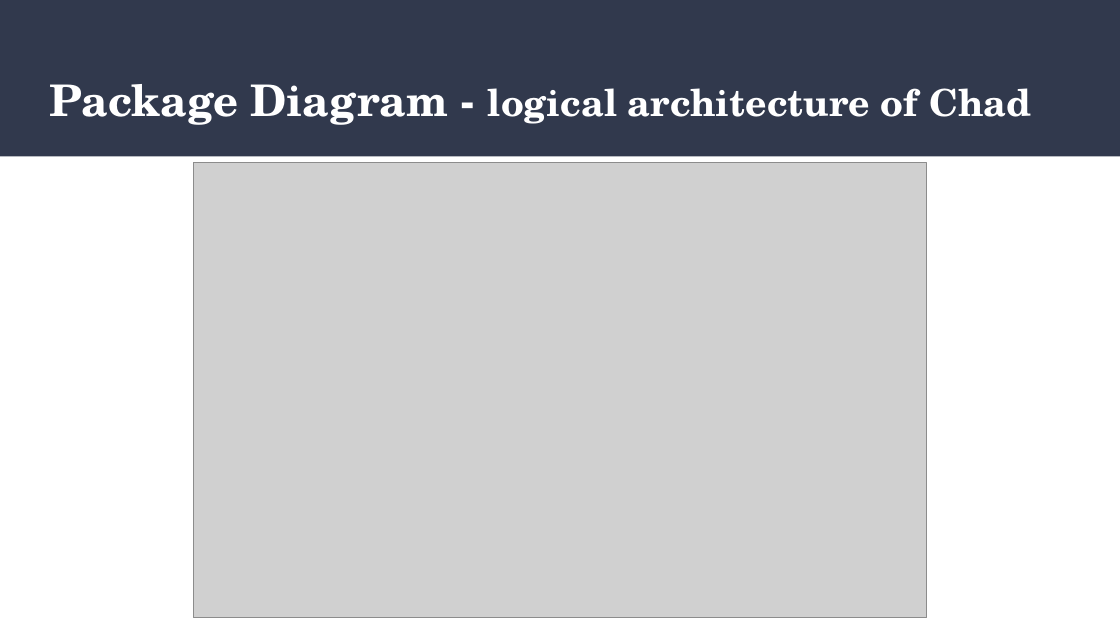
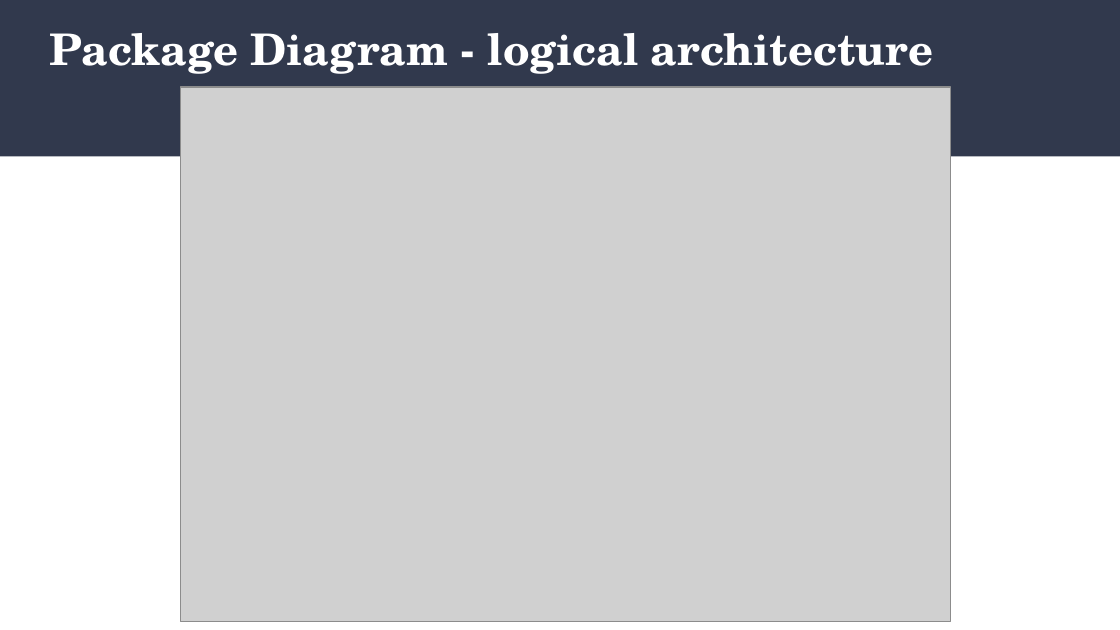
Before and after one commit to zachgood/cs414-f17-301-Function-Chaos, a slide deck: slide 5 of P4_ Improving the internal design.pptx. Drawn at 1120x630 pixels with LibreOffice and Linux fonts; fonts in the diff are those of the drawing; grey boxes stand for pictures. Boxes give left, top, right and bottom in pixels: in the first picture for what was removed or moved away, otherwise in the second. Text is boxed around its words. In the diff, an @@ line names an element or a change of style, - is before the commit and + after.

Commit message:
Add files via upload
Updated package diagram and a few tweaks

```diff
--- a/P4_ Improving the internal design.pptx
+++ b/P4_ Improving the internal design.pptx
@@ title at bbox=[49, 33, 933, 74]: text changed; size 24 to 28 pt @@
-Package Diagram - logical architecture of Chad
+Package Diagram - logical architecture
@@ picture: place and size @@
-picture at bbox=[193, 162, 926, 617]
+picture at bbox=[180, 87, 950, 623]
```
Also in this commit, not shown: 5 other slides changed.
